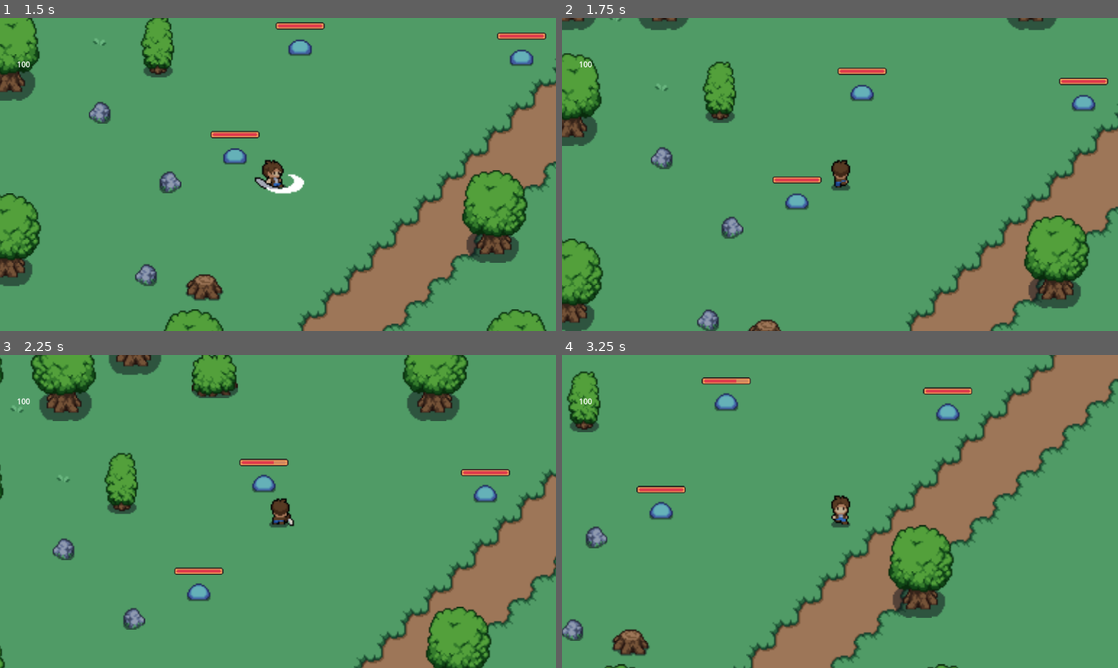
Above: before the commit, frames 1-4 (two rows, left to right).
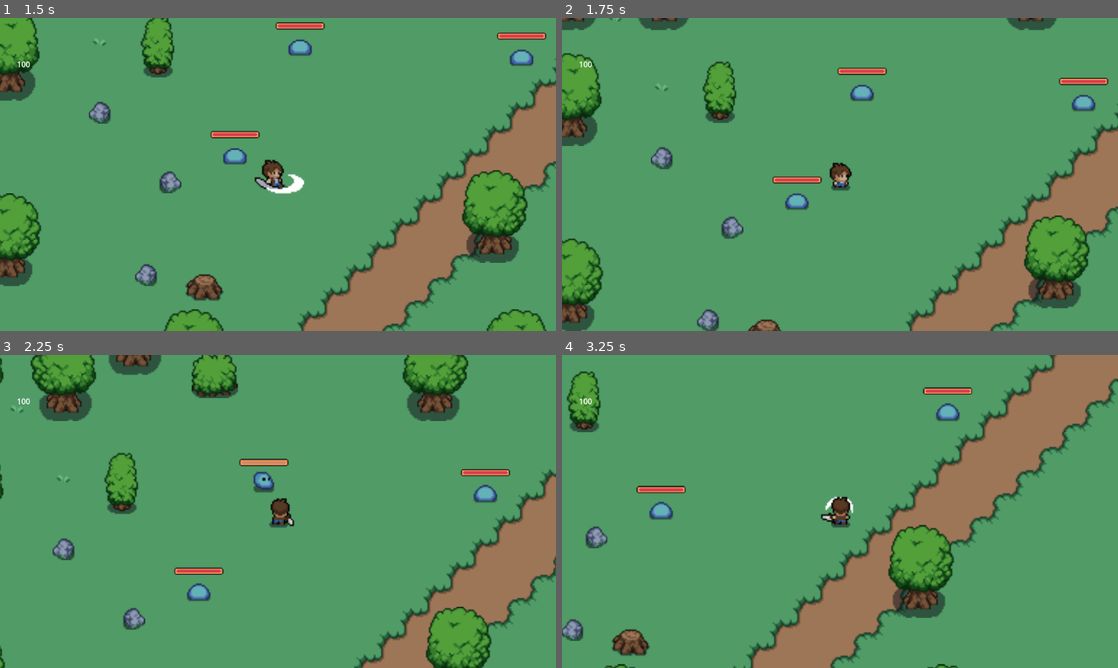
Above: after the commit, the same moments.

Repository: IgorMianowany/Manual-Vampire-Survivors
Game: Godot game, scene res://level_01.tscn
Two runs of this game, one before a commit and one after it. Both use one fixed random seed, a clock stepped at 60 frames per second and the inputs below. The engine's default icon, where the game draws it, is replaced by a stand-in: a white triangle on a blue panel in a dark square.
Inputs (mouse positions are in pixels of both pictures, inside the frame that each line leads up to):
- Up to frame 1 (1.5 s): move the mouse to (400, 158) at 0.52 s; press the mouse at (400, 158) at 0.53 s; hold D (move_right) 0.53-1.28 s; move the mouse to (166, 190) at 1.27 s; release the mouse at (166, 190) at 1.28 s; hold W (move_down) from 1.28 s (still down); click (166, 190) at 1.35 s
- Up to frame 2 (1.75 s): keep holding W (move_down)
- Up to frame 3 (2.25 s): move the mouse to (333, 442) at 2.02 s; release W (move_down) at 2.03 s; press the mouse at (333, 442) at 2.03 s; hold D (move_right) from 2.03 s (still down)
- Up to frame 4 (3.25 s): move the mouse to (812, 574) at 2.77 s; release D (move_right) at 2.78 s; release the mouse at (812, 574) at 2.78 s; hold S (move_up) from 2.78 s (still down); click (812, 574) at 2.85 s

Frame 1 is identical in both runs. In frame 2, 0.2% of the frame differs, in the area x 48-53%, y 45-55%; in frame 3, 0.2%; in frame 4, 0.7%, in the area x 25-53%, y 7-55%.

Commit message:
added hitboxes/hurtboxes to combat logic

Diff:
--- a/player.gd
+++ b/player.gd
@@ -37,6 +37,7 @@
 
 	if Input.is_action_pressed("attack"):
 		attack()
+
 
 
 	if not is_knocked_back:
@@ -116,11 +117,12 @@
 
 func attack() -> void:
 	if not is_attacking:
+		set_attack_direction()
 		is_attacking = true
-		set_attack_direction()
 
-		$UtilTimer.start(.05)
+		$UtilTimer.start(.15)
 		await($UtilTimer.timeout)
+		$AttackRangePointer/Hitbox/CollisionShape2D.disabled = false
 		$UtilTimer.start(attack_time)
 
 
@@ -133,6 +135,7 @@
 
 		await($UtilTimer.timeout)
 		is_attacking = false
+		$AttackRangePointer/Hitbox/CollisionShape2D.disabled = true
 
 func set_attack_direction() -> void:
 	var mouse_direction = global_position.direction_to(get_global_mouse_position())
@@ -150,9 +153,13 @@
 func rotate_attack_range() -> void:
 	if direction == DirectionEnum.RIGHT:
 		$AttackRangePointer.position = Vector2(attack_range, 0)
+		$AttackRangePointer.rotation_degrees = 90
 	elif direction == DirectionEnum.LEFT:
 		$AttackRangePointer.position = Vector2(-attack_range, 0)
+		$AttackRangePointer.rotation_degrees = -90
 	elif direction == DirectionEnum.DOWN:
+		$AttackRangePointer.rotation_degrees = 180
 		$AttackRangePointer.position = Vector2(0, attack_range)
 	else:
 		$AttackRangePointer.position = Vector2(0, -attack_range)
+		$AttackRangePointer.rotation_degrees = 0
--- a/player.tscn
+++ b/player.tscn
@@ -50,7 +50,7 @@
 [ext_resource type="Texture2D" uid="uid://dobiwhwh111v" path="res://assets/sprites/characters/tiles/tile034.png" id="33_vqalr"]
 [ext_resource type="Texture2D" uid="uid://c7lkfsrbggmbr" path="res://assets/sprites/characters/tiles/tile035.png" id="34_a8cld"]
 [ext_resource type="PackedScene" uid="uid://bdslidoesuukt" path="res://ui.tscn" id="35_l3wkv"]
-[ext_resource type="Texture2D" uid="uid://dokvpxur0nj5b" path="res://icon.svg" id="51_1ifgn"]
+[ext_resource type="Script" path="res://scripts/hitbox.gd" id="50_rxefe"]
 
 [sub_resource type="RectangleShape2D" id="RectangleShape2D_ysp0x"]
 size = Vector2(14.2857, 7.85714)
@@ -273,6 +273,9 @@
 
 [sub_resource type="CircleShape2D" id="CircleShape2D_6mrx5"]
 radius = 15.0
+
+[sub_resource type="CapsuleShape2D" id="CapsuleShape2D_ew5ft"]
+radius = 13.0
 
 [node name="Player" type="CharacterBody2D"]
 z_index = 1
@@ -280,6 +283,7 @@
 collision_layer = 8
 collision_mask = 7
 script = ExtResource("1_0qibv")
+attack_damage = 0.0
 
 [node name="CollisionShape2D" type="CollisionShape2D" parent="."]
 position = Vector2(1.42857, 5.35714)
@@ -312,7 +316,11 @@
 [node name="AttackRangePointer" type="Node2D" parent="."]
 position = Vector2(0, -18)
 
-[node name="Mouse" type="Sprite2D" parent="."]
-visible = false
-scale = Vector2(0.0820313, 0.0898438)
-texture = ExtResource("51_1ifgn")
+[node name="Hitbox" type="Area2D" parent="AttackRangePointer"]
+monitoring = false
+script = ExtResource("50_rxefe")
+damage = 50.0
+
+[node name="CollisionShape2D" type="CollisionShape2D" parent="AttackRangePointer/Hitbox"]
+position = Vector2(0, 5)
+shape = SubResource("CapsuleShape2D_ew5ft")
--- a/project.godot
+++ b/project.godot
@@ -58,3 +58,5 @@
 2d_physics/layer_2="Dynamic"
 2d_physics/layer_3="Enemy"
 2d_physics/layer_4="Player"
+2d_physics/layer_5="Hitbox"
+2d_physics/layer_6="Hurtbox"
--- /dev/null
+++ b/scripts/hitbox.gd
@@ -0,0 +1,15 @@
+class_name Hitbox
+extends Area2D
+
+@export var damage : float = 10
+var knockback_power : float = 2
+
+
+func _init() -> void:
+	collision_layer = 16
+	collision_mask = 0
+
+
+# Called every frame. 'delta' is the elapsed time since the previous frame.
+func _process(delta: float) -> void:
+	pass
--- /dev/null
+++ b/scripts/hurtbox.gd
@@ -0,0 +1,17 @@
+class_name Hurtbox
+extends Area2D
+
+func _init() -> void:
+	collision_layer = 0
+	collision_mask = 16
+
+
+func _ready() -> void:
+	connect("area_entered", self._on_area_entered)
+
+func _on_area_entered(hitbox : Hitbox) -> void:
+	if hitbox == null:
+		return
+
+	if owner.has_method("take_damage"):
+		owner.take_damage(hitbox.damage, hitbox.position.direction_to(owner.position), hitbox.knockback_power)
--- a/slime.gd
+++ b/slime.gd
@@ -94,7 +94,7 @@
 
 
 func _on_hitbox_body_entered(body: Node2D) -> void:
-	if body is Player and is_jumping:
+	if body is Player and is_jumping and health > 0:
 		body.take_damage(damage, position.direction_to(player_position), knockback_power)
 
 func take_damage(damage : float, knockback_direction : Vector2, knockback : float) -> void:
--- a/slime.tscn
+++ b/slime.tscn
@@ -44,6 +44,7 @@
 [ext_resource type="Texture2D" uid="uid://11frskx0iaux" path="res://assets/sprites/characters/tiles/slime/tile040.png" id="42_12kr0"]
 [ext_resource type="Texture2D" uid="uid://bq1bho2h6jnma" path="res://assets/sprites/UI/healthbarUnder.png" id="43_upppt"]
 [ext_resource type="Texture2D" uid="uid://cf2egftds03tm" path="res://assets/sprites/UI/healthbarProgress.png" id="44_k2ewj"]
+[ext_resource type="Script" path="res://scripts/hurtbox.gd" id="45_4o0r0"]
 
 [sub_resource type="SpriteFrames" id="SpriteFrames_ygys0"]
 animations = [{
@@ -216,6 +217,10 @@
 
 [sub_resource type="RectangleShape2D" id="RectangleShape2D_b3gy1"]
 size = Vector2(16, 14)
+
+[sub_resource type="CapsuleShape2D" id="CapsuleShape2D_graww"]
+radius = 11.0
+height = 24.0
 
 [node name="Slime" type="CharacterBody2D"]
 collision_layer = 4
@@ -259,4 +264,11 @@
 texture_under = ExtResource("43_upppt")
 texture_progress = ExtResource("44_k2ewj")
 
+[node name="Hurtbox" type="Area2D" parent="."]
+script = ExtResource("45_4o0r0")
+
+[node name="CollisionShape2D" type="CollisionShape2D" parent="Hurtbox"]
+position = Vector2(0, -1)
+shape = SubResource("CapsuleShape2D_graww")
+
 [connection signal="body_entered" from="Hitbox" to="." method="_on_hitbox_body_entered"]
Not shown: 1 places in player.tscn that only renumber resources
Not shown: 1 places in slime.tscn that only renumber resources
